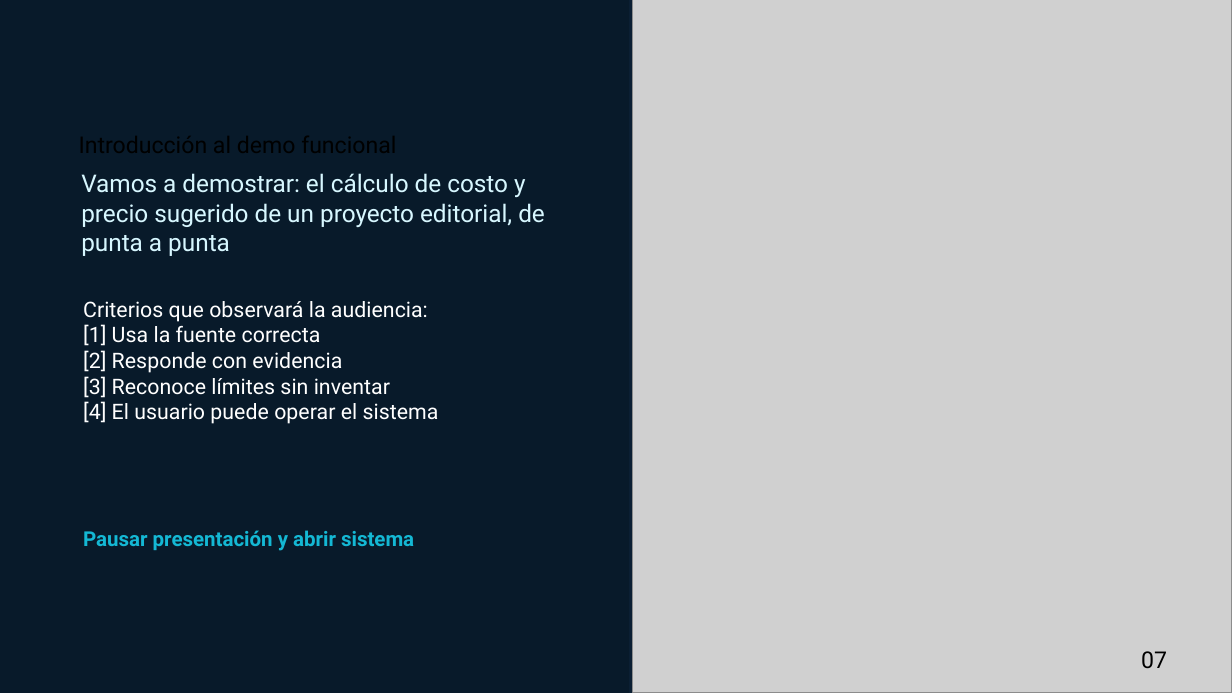
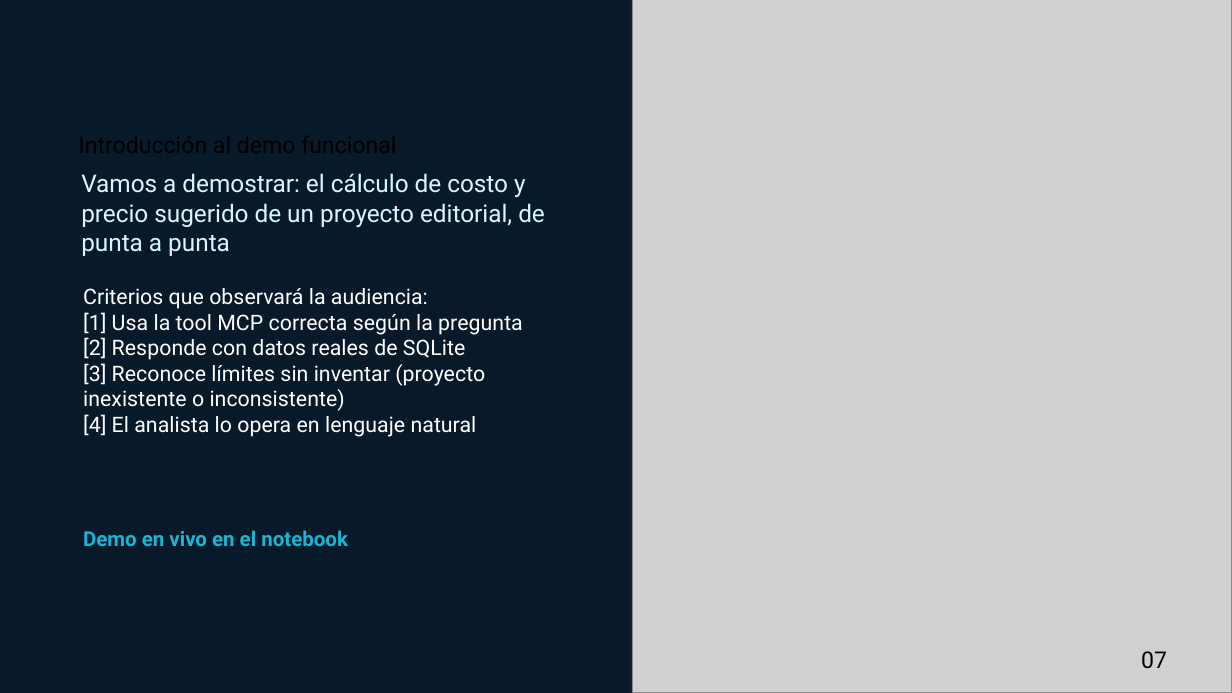
Before and after one commit to IsmaelFlamenco/finalProyectBSG-Ismael, a slide deck: slide 8 of PitchFinalNABC_AgenteCostosEditoriales.pptx. Drawn at 1232x693 pixels with LibreOffice and Linux fonts; fonts in the diff are those of the drawing; grey boxes stand for pictures. Boxes give left, top, right and bottom in pixels: in the first picture for what was removed or moved away, otherwise in the second. Text is boxed around its words. In the diff, an @@ line names an element or a change of style, - is before the commit and + after.

```diff
--- a/PitchFinalNABC_AgenteCostosEditoriales.pptx
+++ b/PitchFinalNABC_AgenteCostosEditoriales.pptx
@@ text at (83,312,523,437): text changed @@
-[1] Usa la fuente correcta
-[2] Responde con evidencia
-[3] Reconoce límites sin inventar
-[4] El usuario puede operar el sistema
+[1] Usa la tool MCP correcta según la pregunta
+[2] Responde con datos reales de SQLite
+[3] Reconoce límites sin inventar (proyecto inexistente o inconsistente)
+[4] El analista lo opera en lenguaje natural
@@ text at (83,530,348,546): text changed @@
-Pausar presentación y abrir sistema
+Demo en vivo en el notebook
```
Also in this commit, not shown: 7 other slides changed, 4 other files.
